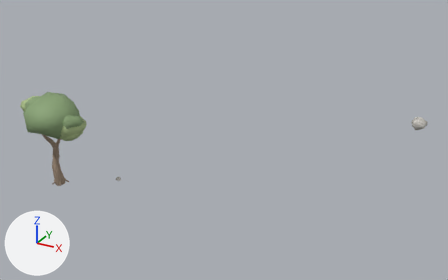
The glTF model models/epilogue/pm1_m4.glb: old version first, new version second.
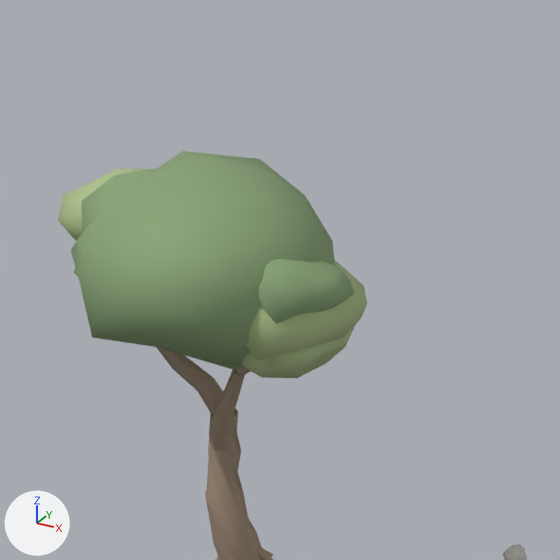
Each version appears first whole from a 50 mm lens placed at (10.6, 73.9, 34.0), pointed at (-24.1, 137.0, 2.5), and next in a close-up on the part from 2% to 29% of the width and 21% to 64% of the height. Every picture has the same lights, and +X, +Y and +Z are marked at lower left. The older version's two pictures come first. Vertices at exactly the same position are counted once.

The older version as bpy lines, for what is in view:
```python
me_pm1_m4 = bpy.data.meshes.new('pm1_m4')
me_pm1_m4.from_pydata(...)  # 1832 vertices, 3380 faces; spans x -42.2..-3.5, y 118.7..160.2, z -0.3..10.6
# faces by material slot: [900, 960, 1360, 160]
me_pm1_m4.materials.append(mat_epilogue__bark_007)  # brown #9c8975
me_pm1_m4.materials.append(mat_epilogue__leaves_dark_007)  # green #88a374
me_pm1_m4.materials.append(mat_epilogue__leaves_007)  # green #acc08a
me_pm1_m4.materials.append(mat_epilogue__rock_009)  # light grey #c6c3bc
ob_pm1_m4 = bpy.data.objects.new('pm1_m4', me_pm1_m4)
ob_pm1_m4.location = (0.0, 0.0, 0.0)
```
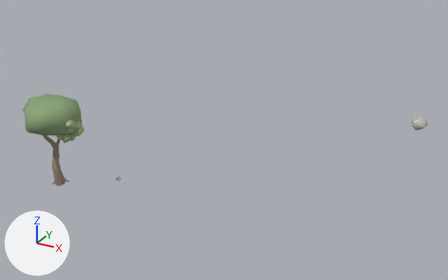
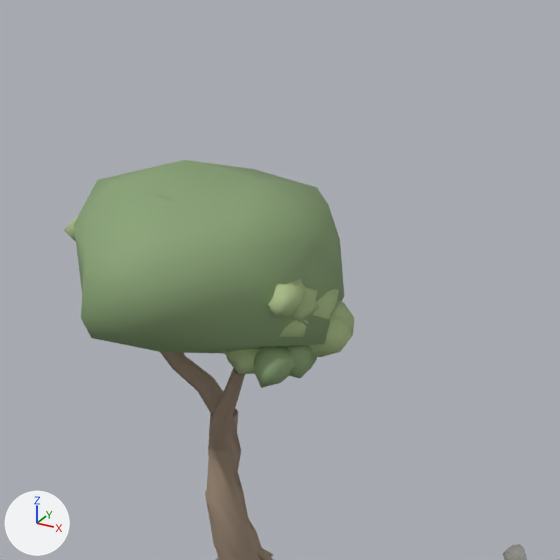
The change in detail:
me_pm1_m4 is used by ob_pm1_m4; location (0.0, 0.0, 0.0).
me_pm1_m4 had 1832 vertices, 3380 faces and spanned x -42.2..-3.5, y 118.7..160.2, z -0.3..10.6.
me_pm1_m4 now has 4184 vertices, 7860 faces and spans x -41.6..-3.5, y 117.8..160.2, z -0.3..10.4.
me_pm1_m4 part 1: 156 vertices moved from x -41.8..-34.6, y 118.7..125.5, z 6.0..10.6 to x -41.6..-34.5, y 117.8..126.2, z 6.0..10.4; 949 vertices removed from x -41.7..-33.6, y 119.7..124.4, z 5.8..10.3; 3175 vertices added at x -41.6..-34.3, y 119.8..124.4, z 5.9..10.3.
me_pm1_m4 part 2: 57 faces spanning x -40.4..-38.6, y 121.2..122.7, z 8.3..9.8 switch from mat_epilogue__leaves_007 (green #acc08a) to mat_epilogue__leaves_dark_007 (green #88a374).
Other edits to the shape of me_pm1_m4 do not show in these pictures.

Location of each change, [x1, y1, x2, y2] in pixels of the close-ups (560 x 560 px):
'pm1_m4', reshaped
    before: [58, 151, 527, 560]
    after: [64, 160, 527, 560]
part 1 of me_pm1_m4, cut back
    before: [58, 168, 367, 378]
    after: [64, 191, 354, 388]
part 2 of me_pm1_m4, recoloured (green)
    before: [64, 169, 126, 203]
